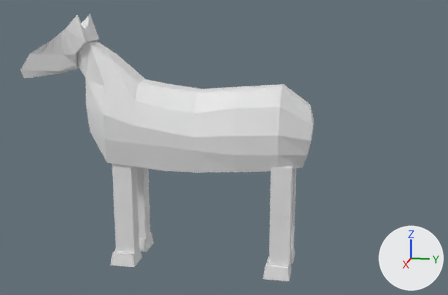
One commit to the Blender file Assets/Characters/Horse/Horse.blend: the scene before it, then after it.
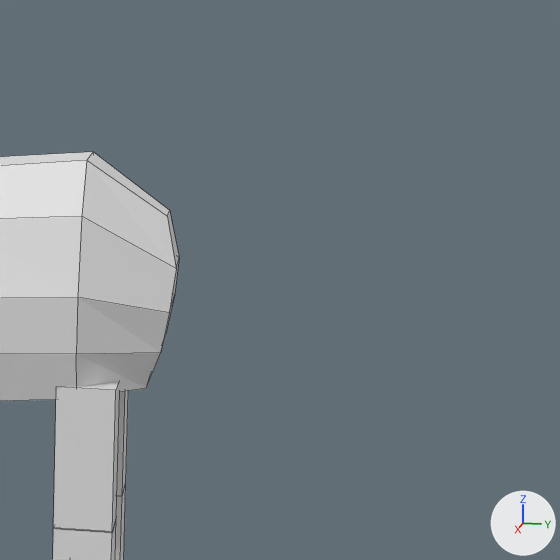
Each version is shown whole from a 50 mm lens placed at (5.72, 0.6, 2.6), pointed at (-0.01, -0.54, 1.17), then close up on the part from 56% to 100% of the width and 10% to 77% of the height. The axes (+X, +Y, +Z) are drawn at lower right. The lights are the same throughout. The close-ups show mesh edges as thin lines.

Objects in the first close-up: 'Chest', 'LeftLowerLeg', 'LeftUpperLeg', 'RightLowerLeg', 'RightUpperLeg'.
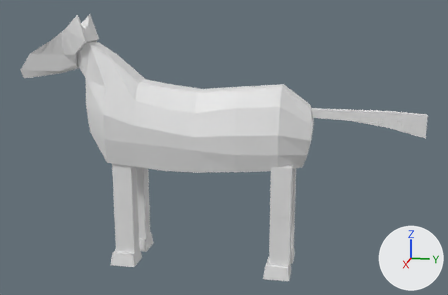
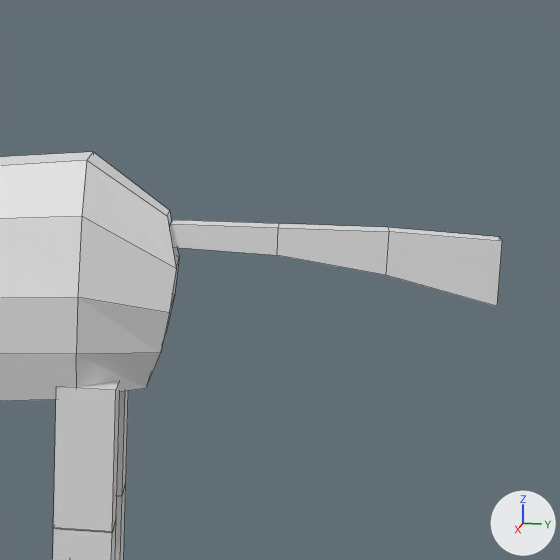
Commit message: Added horse tail

Edits to the scene script, one JSON object a line:
```json
{"op": "add", "block": "me_cube_000", "code": ["me_cube_000 = bpy.data.meshes.new('Cube.000')", "me_cube_000.from_pydata(...)  # 22 vertices, 14 faces; spans x -0.038..0.038, y -0.189..0.038, z -1.029..0.0"]}
{"op": "add", "block": "ob_tail", "code": ["ob_tail = bpy.data.objects.new('Tail', me_cube_000)", "ob_tail.location = (0.0, 0.282, 1.542)", "ob_tail.rotation_euler = (1.571, 0.0, 0.0)  # degrees (90, 0, 0)", "ob_tail.scale = (-1.0, 1.0, 1.0)"]}
```

What differs and where, as boxes [x1, y1, x2, y2] in the close-ups (560 x 560 px):
```json
{"object": "Tail", "change": "added", "after": [170, 220, 502, 306]}
```
